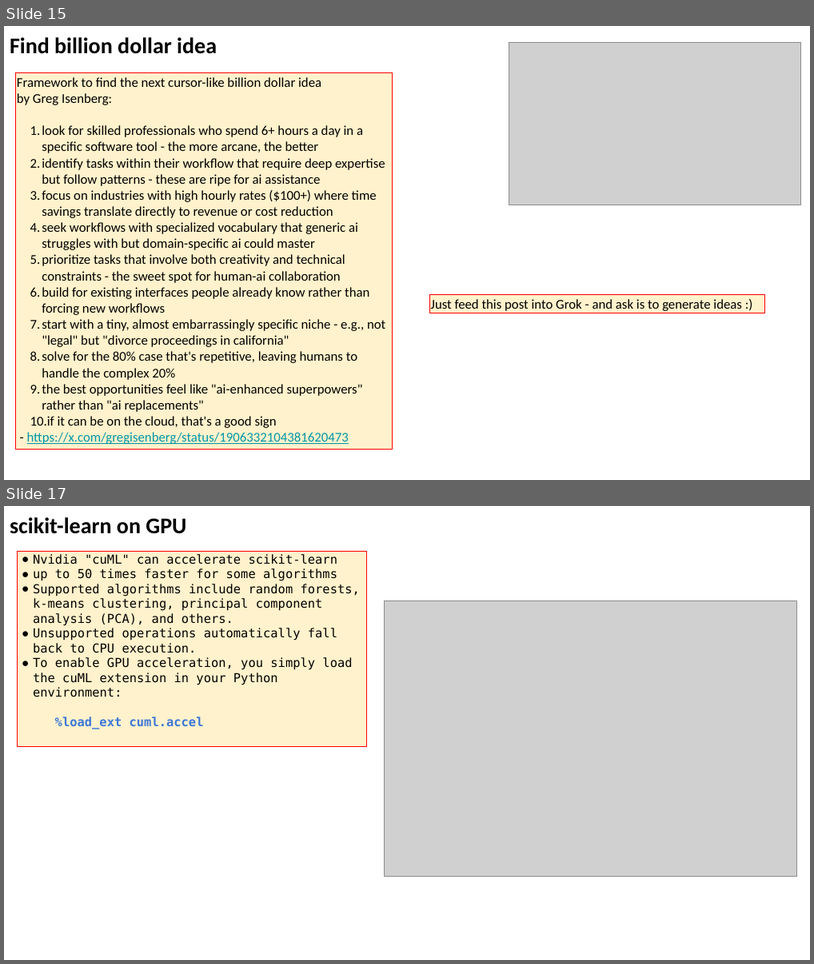
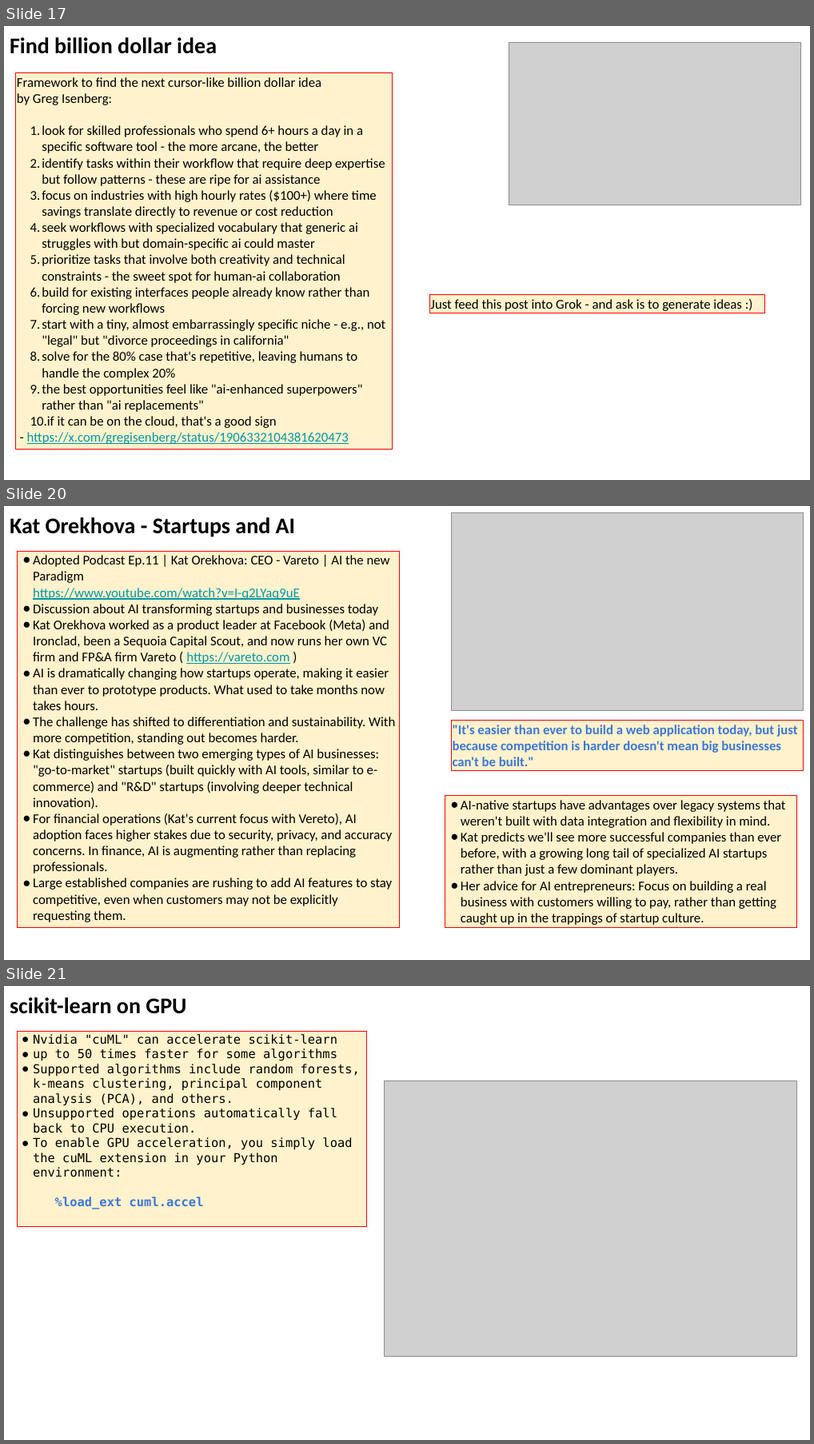
Before and after one commit to lselector/seminar, a slide deck: 2025/2025-04-04-AI-Updates.pptx. Shown one above the other, each under a label of ours: slides 15 and 17 before the commit, slides 17, 20 and 21 after it; the slides between them are not shown. The pictures are 814x964 and 814x1444 pixels, drawn with LibreOffice and Linux fonts; fonts in the diff are those of the drawing; grey boxes stand for pictures. Boxes give left, top, right and bottom in pixels: in the first picture for what was removed or moved away, otherwise in the second. Text is boxed around its words. In the diff, an @@ line names an element or a change of style, - is before the commit and + after.

```diff
--- a/2025/2025-04-04-AI-Updates.pptx
+++ b/2025/2025-04-04-AI-Updates.pptx
@@ slide 20 added at <box>4,506,810,960</box>, background #FFFFFF @@
@@ text added at <box>10,517,295,537</box>, 20 pt, text #000000, bold @@
+Kat Orekhova - Startups and AI
@@ picture added at <box>451,512,804,710</box> @@
@@ rectangle added at <box>17,551,400,928</box>, fill #FFF2CC, outline #FF0000 0.75 pt, 12 pt, text #000000 @@
+● Adopted Podcast Ep.11 | Kat Orekhova: CEO - Vareto | AI the new Paradigm
+  https://www.youtube.com/watch?v=I-q2LYaq9uE
+● Discussion about AI transforming startups and businesses today
+● Kat Orekhova worked as a product leader at Facebook (Meta) and Ironclad, been a Sequoia Capital Scout, and now runs her own VC firm and FP&A firm Vareto ( https://vareto.com )
+● AI is dramatically changing how startups operate, making it easier than ever to prototype products. What used to take months now takes hours.
+● The challenge has shifted to differentiation and sustainability. With more competition, standing out becomes harder.
+● Kat distinguishes between two emerging types of AI businesses: "go-to-market" startups (built quickly with AI tools, similar to e-commerce) and "R&D" startups (involving deeper technical innovation).
+● For financial operations (Kat's current focus with Vereto), AI adoption faces higher stakes due to security, privacy, and accuracy concerns. In finance, AI is augmenting rather than replacing professionals.
+● Large established companies are rushing to add AI features to stay competitive, even when customers may not be explicitly requesting them.
@@ rectangle added at <box>451,720,804,771</box>, fill #FFF2CC, outline #FF0000 0.75 pt, 12 pt, text #3C78D8, bold @@
+"It's easier than ever to build a web application today, but just because competition is harder doesn't mean big businesses can't be built."
@@ rectangle added at <box>445,796,798,928</box>, fill #FFF2CC, outline #FF0000 0.75 pt, 12 pt, text #000000 @@
+● AI-native startups have advantages over legacy systems that weren't built with data integration and flexibility in mind.
+● Kat predicts we'll see more successful companies than ever before, with a growing long tail of specialized AI startups rather than just a few dominant players.
+● Her advice for AI entrepreneurs: Focus on building a real business with customers willing to pay, rather than getting caught up in the trappings of startup culture.
@@ what was slide 15 is now slide 17 @@
@@ what was slide 17 is now slide 21 @@
```
Also in this commit, not shown: 5 slides changed, 3 other slides added.
